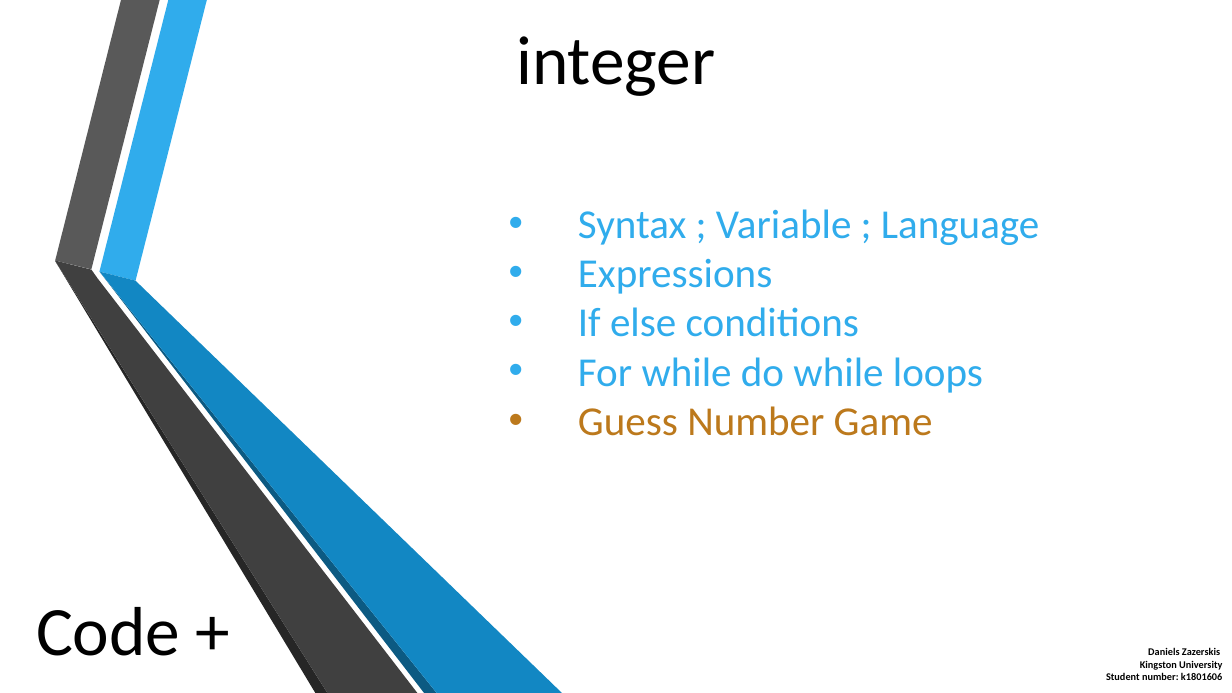
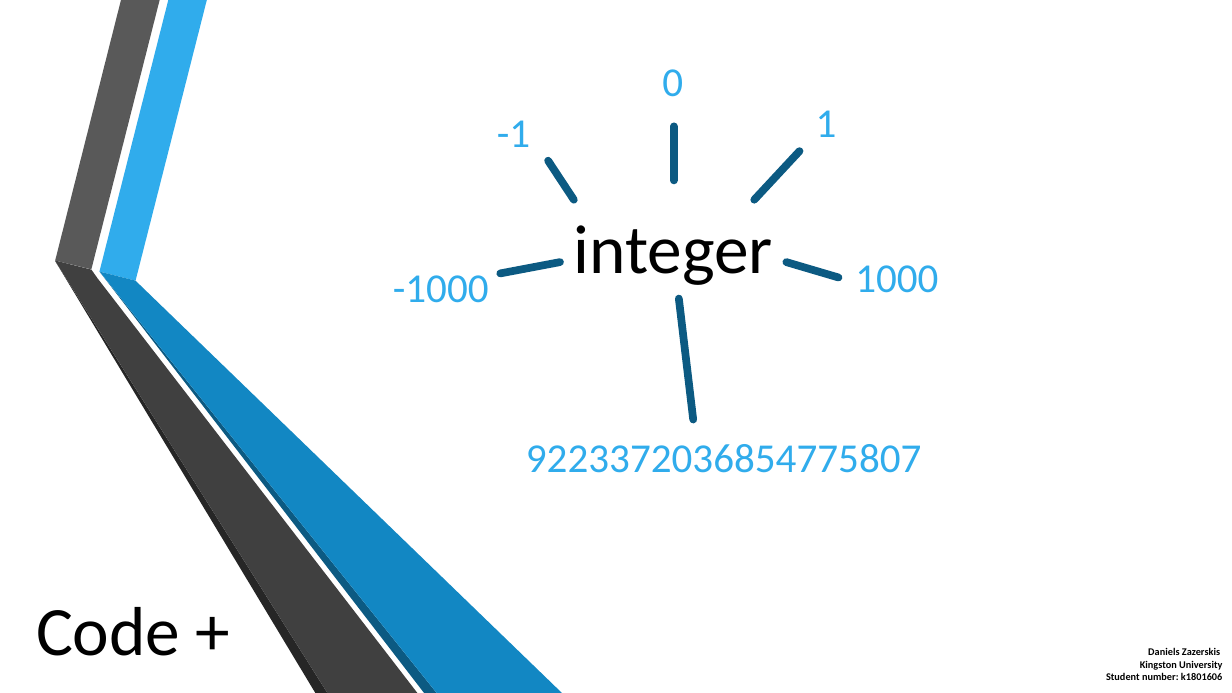
Before and after one commit to Obragius/CodePlus, a slide deck: slide 6 of Lessons/Lesson_2 - Syntax.pptx. Drawn at 1232x693 pixels with LibreOffice and Linux fonts; fonts in the diff are those of the drawing; background and template pictures are left out. Boxes give left, top, right and bottom in pixels: in the first picture for what was removed or moved away, otherwise in the second. Text is boxed around its words. In the diff, an @@ line names an element or a change of style, - is before the commit and + after.

```diff
--- a/Lessons/Lesson_2 - Syntax.pptx
+++ b/Lessons/Lesson_2 - Syntax.pptx
@@ text added at box(662, 69, 683, 97), 32 pt, text #30ACEC @@
+0
@@ text added at box(816, 110, 837, 137), 32 pt, text #30ACEC @@
+1
@@ text added at box(497, 120, 530, 147), 32 pt, text #30ACEC @@
+-1
@@ line added from (674, 180) to (674, 127), #0C5A82 6 pt @@
@@ line added from (574, 200) to (548, 161), #0C5A82 6 pt @@
@@ line added from (754, 200) to (799, 152), #0C5A82 6 pt @@
@@ text "integer": place and size @@
-text "integer" at box(516, 36, 715, 96)
+text "integer" at box(574, 225, 773, 285)
@@ text removed at box(578, 209, 1039, 436) @@
-• Syntax ; Variable ; Language
-• Expressions
-• If else conditions
-• For while do while loops
-• Guess Number Game
@@ line added from (560, 262) to (500, 274), #0C5A82 6 pt @@
@@ line added from (787, 262) to (838, 277), #0C5A82 6 pt @@
@@ text added at box(855, 265, 938, 293), 32 pt, text #30ACEC @@
+1000
@@ text added at box(393, 275, 489, 303), 32 pt, text #30ACEC @@
+-1000
@@ line added from (679, 299) to (693, 420), #0C5A82 6 pt @@
@@ text added at box(526, 444, 921, 473), 32 pt, text #30ACEC @@
+9223372036854775807
```
Also in this commit, not shown: 5 other slides changed, 1 other file.
